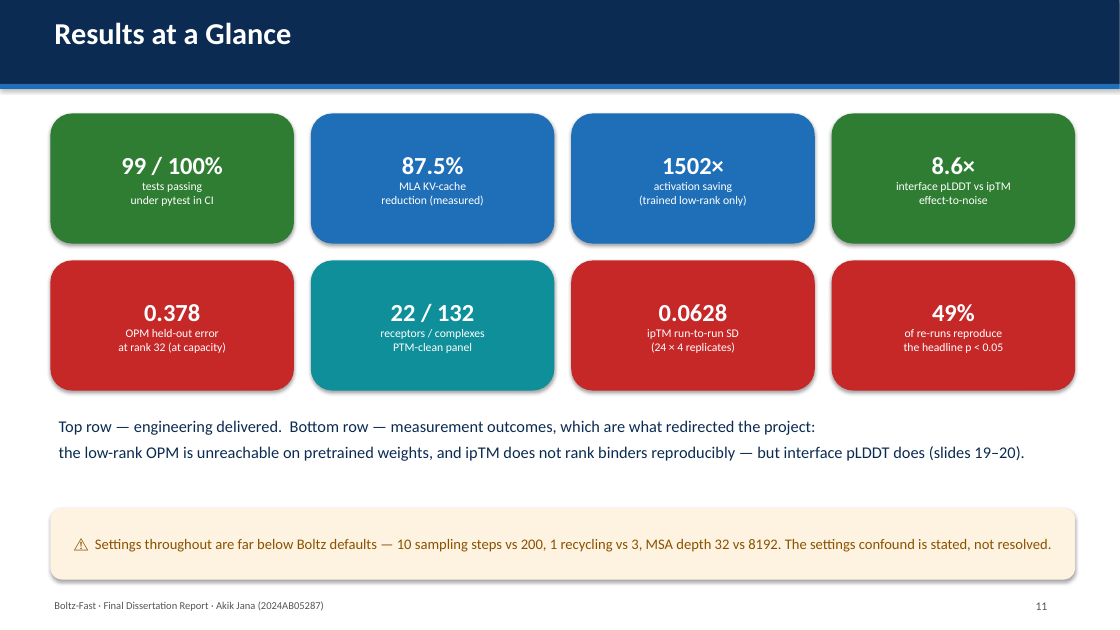
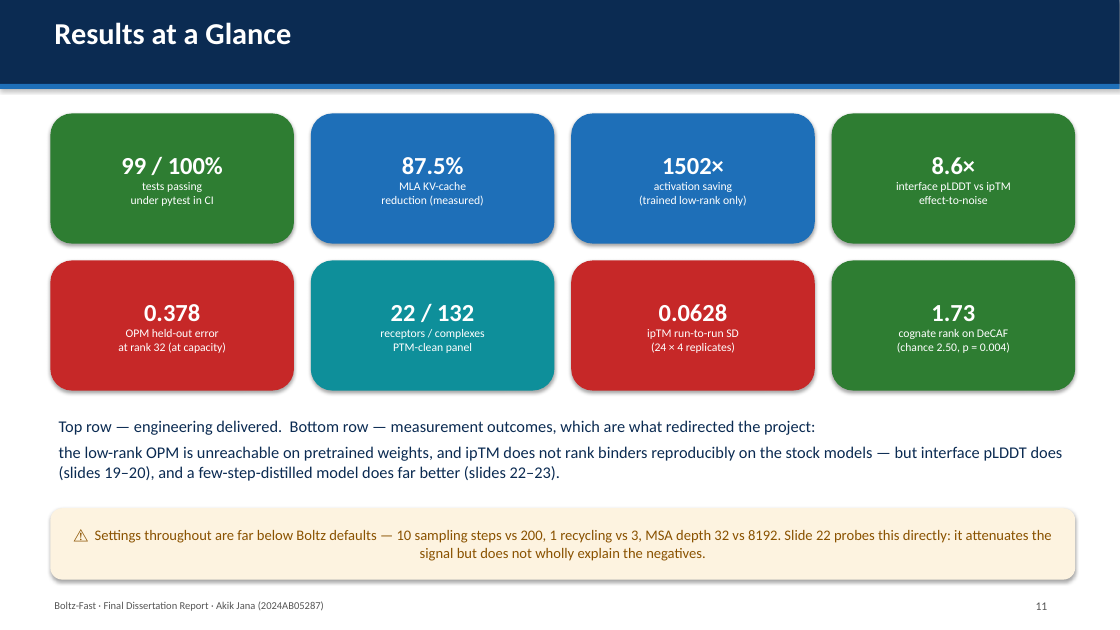
Before and after one commit to AkikJana/biomolecular-design-coreai, a slide deck: slide 12 of final_dissertation_presentation.pptx. Drawn at 1120x630 pixels with LibreOffice and Linux fonts; fonts in the diff are those of the drawing. Boxes give left, top, right and bottom in pixels: in the first picture for what was removed or moved away, otherwise in the second. Text is boxed around its words. In the diff, an @@ line names an element or a change of style, - is before the commit and + after.

```diff
--- a/final_dissertation_presentation.pptx
+++ b/final_dissertation_presentation.pptx
@@ rounded rectangle "1.73" at box(832, 260, 1075, 391): fill #C62828 to #2E7D32 @@
@@ text in rounded rectangle at box(897, 305, 1010, 353): text changed @@
-49%
-of re-runs reproduce
-the headline p < 0.05
+1.73
+cognate rank on DeCAF
+(chance 2.50, p = 0.004)
@@ text at box(59, 446, 1063, 481): text changed @@
-the low-rank OPM is unreachable on pretrained weights, and ipTM does not rank binders reproducibly — but interface pLDDT does (slides 19–20).
+the low-rank OPM is unreachable on pretrained weights, and ipTM does not rank binders reproducibly on the stock models — but interface pLDDT does (slides 19–20), and a few-step-distilled model does far better (slides 22–23).
@@ text in rounded rectangle at box(95, 530, 1052, 561): text changed @@
-⚠ Settings throughout are far below Boltz defaults — 10 sampling steps vs 200, 1 recycling vs 3, MSA depth 32 vs 8192. The settings confound is stated, not resolved.
+⚠ Settings throughout are far below Boltz defaults — 10 sampling steps vs 200, 1 recycling vs 3, MSA depth 32 vs 8192. Slide 22 probes this directly: it attenuates the signal but does not wholly explain the negatives.
```
Also in this commit, not shown: 3 other slides changed, 2 slides added, 3 other files.
